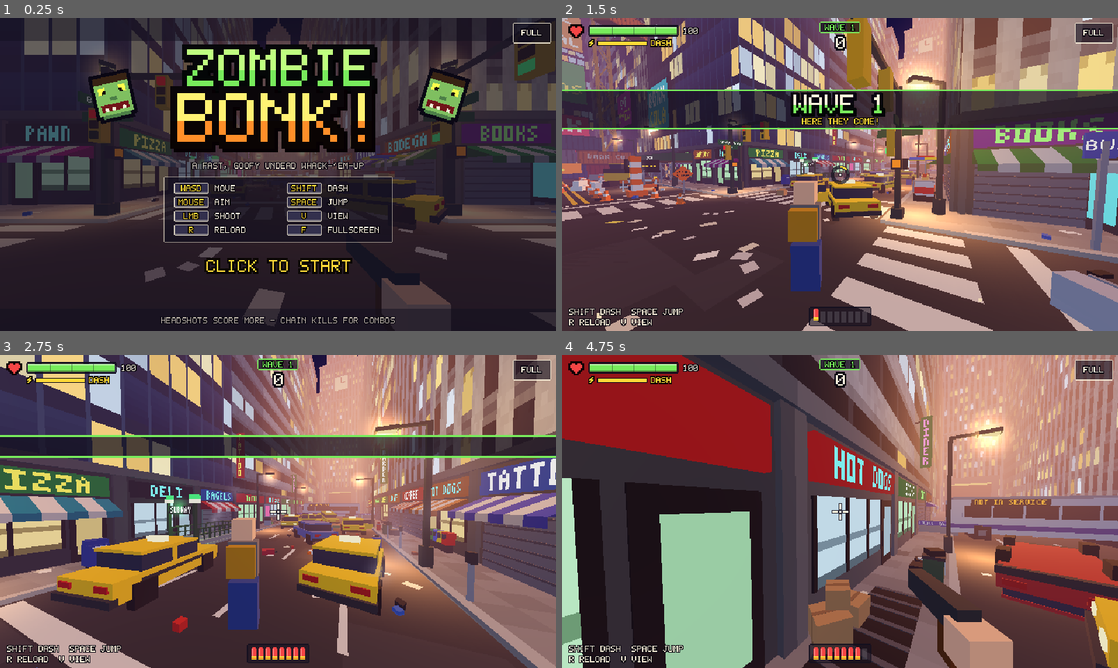
Above: before the commit, frames 1-4 (two rows, left to right).
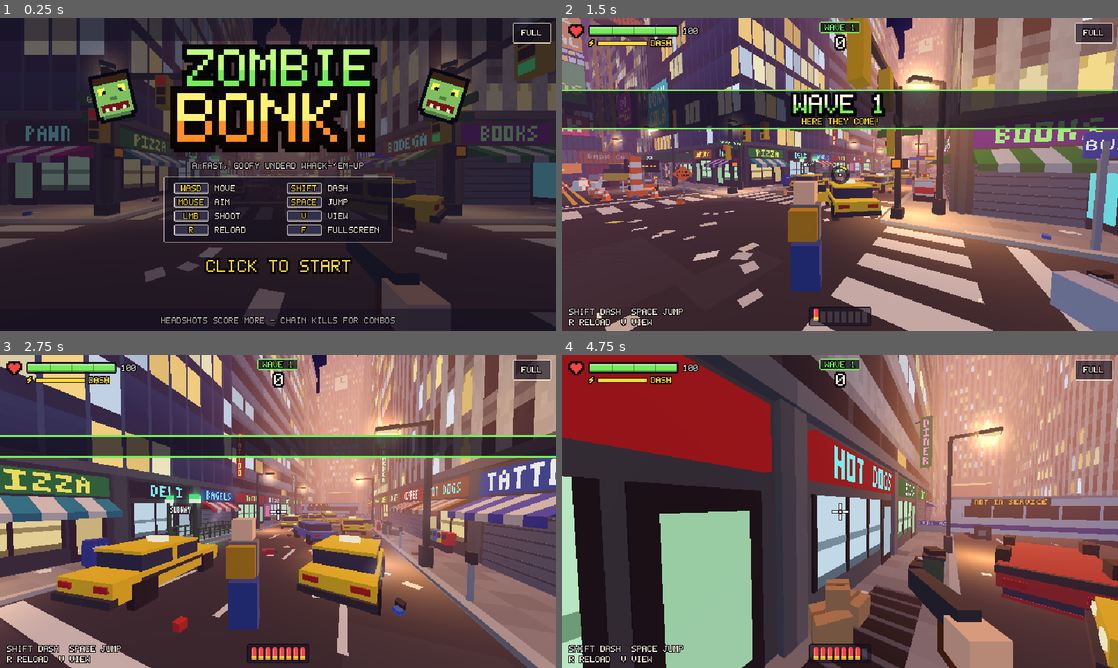
Above: after the commit, the same moments.

Repository: ChaoticEmperor/project-dweller
Game: Godot game, scene res://main.tscn
Two runs of this game, one before a commit and one after it. Both use one fixed random seed, a clock stepped at 60 frames per second and the inputs below.
Inputs (mouse positions are in pixels of both pictures, inside the frame that each line leads up to):
- Up to frame 1 (0.25 s): no input
- Up to frame 2 (1.5 s): tap Enter at 0.5 s; move the mouse to (962, 158) at 0.52 s; hold D 0.53-1.28 s; tap V at 0.6 s; click (962, 158) at 0.67 s; tap Space at 0.77 s; move the mouse to (812, 174) at 1.27 s; hold W from 1.28 s (still down); tap R at 1.35 s
- Up to frame 3 (2.75 s): keep holding W; tap Space at 1.52 s; move the mouse to (289, 505) at 2.02 s; tap F at 2.1 s
- Up to frame 4 (4.75 s): keep holding W; move the mouse to (834, 517) at 2.77 s; tap Shift at 2.85 s; click (834, 517) at 2.92 s; tap Space at 3.02, 3.77, 4.52 s; move the mouse to (878, 514) at 3.52 s; tap Enter at 3.6 s; move the mouse to (795, 508) at 4.27 s; tap V at 4.35 s

The runs differ from the first frame. In frame 1, less than 0.1% of the frame differs, in the area x 34-40%, y 43-49%; in frame 2, less than 0.1%; in frame 3, 0.2%; in frame 4, 1.3%, in the area x 0-100%, y 0-100%.

Commit message:
Wire fx hooks, subway globes and zombie obstacle steering into main
Co-Authored-By: Claude Fable 5.2 <noreply@anthropic.com>
Claude-Session: https://claude.ai/code/session_01BdejgretgPd9xpauuT7qXJ

Diff:
--- a/main.gd
+++ b/main.gd
@@ -49,6 +49,7 @@
 var hurt_flash := 0.0
 var started := false
 var move_vel := Vector2.ZERO
+var obstacles: Array = []  # [{pos, radius}] big props zombies walk around
 
 func _ready() -> void:
 	randomize()
@@ -64,6 +65,8 @@
 	fx.setup(cam)
 	fx.attach_gun(gun)
 	fx.add_street_lights(clutter.lamp_positions())
+	fx.add_subway_globes([Vector3(6.25, 3.3, 17.15), Vector3(8.75, 3.3, 17.15), Vector3(-6.25, 3.3, -17.15), Vector3(-8.75, 3.3, -17.15)])
+	obstacles = clutter.obstacles()
 	hud = preload("res://hud.gd").new()
 	add_child(hud)
 	hud.build()
@@ -157,6 +160,7 @@
 func start_reload() -> void:
 	if reloading <= 0 and ammo < MAX_AMMO and started and not dead:
 		reloading = 0.9
+		fx.on_reload()
 
 func _process(dt: float) -> void:
 	# Runs every rendered frame (not the fixed 60 Hz physics tick) so motion stays
@@ -176,6 +180,7 @@
 	if dash_req and dash_cd <= 0 and dir != Vector3.ZERO:
 		dash_t = 0.18
 		dash_cd = 0.8
+		fx.on_dash()
 	dash_req = false
 	if dash_t > 0:
 		dash_t -= dt
@@ -190,7 +195,11 @@
 			player.velocity.y = 8.0
 	else:
 		player.velocity.y -= 22.0 * dt
+	var was_air := not player.is_on_floor()
+	var vy := player.velocity.y
 	player.move_and_slide()
+	if was_air and player.is_on_floor():
+		fx.on_land(-vy)
 	var cl: Vector3 = L.clamp_to_streets(player.position, 0.5)
 	player.position.x = cl.x
 	player.position.z = cl.z
@@ -273,6 +282,7 @@
 	spawn_t = 1.5
 	hp = min(hp + 25, 100)
 	hud.on_wave(wave)
+	fx.on_wave(wave)
 
 func spawn_zombie() -> void:
 	var root := Node3D.new()
@@ -282,6 +292,7 @@
 	if pts.is_empty():
 		pts = L.spawn_points()
 	root.position = L.clamp_to_streets(pts.pick_random() + Vector3(randf_range(-1.5, 1.5), 0, randf_range(-1.5, 1.5)), 1.0)
+	fx.zombie_spawn(root.position)
 	var big := randf() < 0.12 and wave > 2
 	var s := 1.6 if big else randf_range(0.85, 1.1)
 	root.scale = Vector3.ONE * s
@@ -378,6 +389,19 @@
 					push += off.normalized() * (0.8 - off.length())
 		if d > 1.1 and to.length() > 0.05:
 			root.position += to.normalized() * z.speed * dt + push * 3 * dt
+			# slide around big props (cars, bus, barriers)
+			for ob in obstacles:
+				var od: Vector3 = root.position - ob.pos
+				od.y = 0
+				var rr: float = ob.radius + 0.35
+				var ol := od.length()
+				if ol < rr and ol > 0.001:
+					var n := od / ol
+					# push out, plus a sideways nudge so they don't jam nose-first into the prop
+					var side := Vector3(-n.z, 0, n.x)
+					if side.dot(to) < 0:
+						side = -side
+					root.position += n * (rr - ol) + side * z.speed * dt * 0.6
 			root.position = L.clamp_to_streets(root.position, 0.6)
 		# goofy waddle
 		var ph: float = t * z.speed * 3.0 + z.phase
